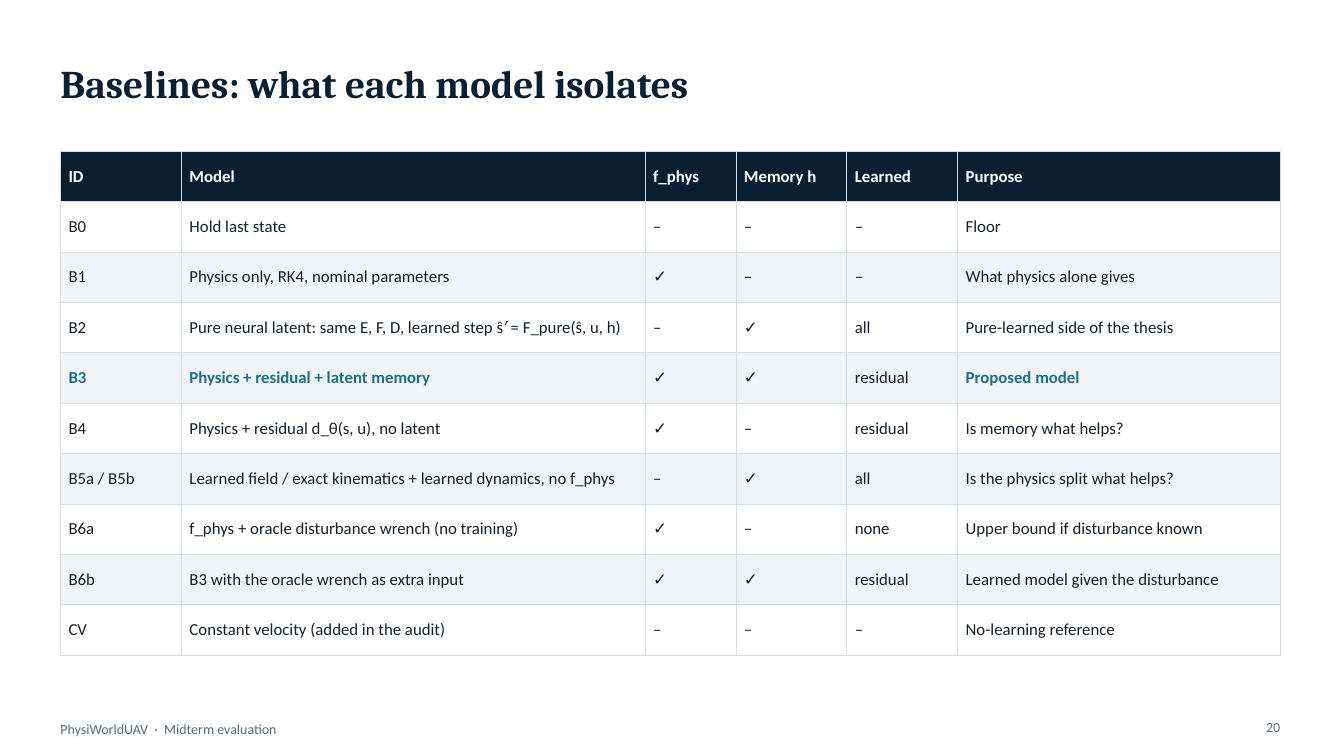
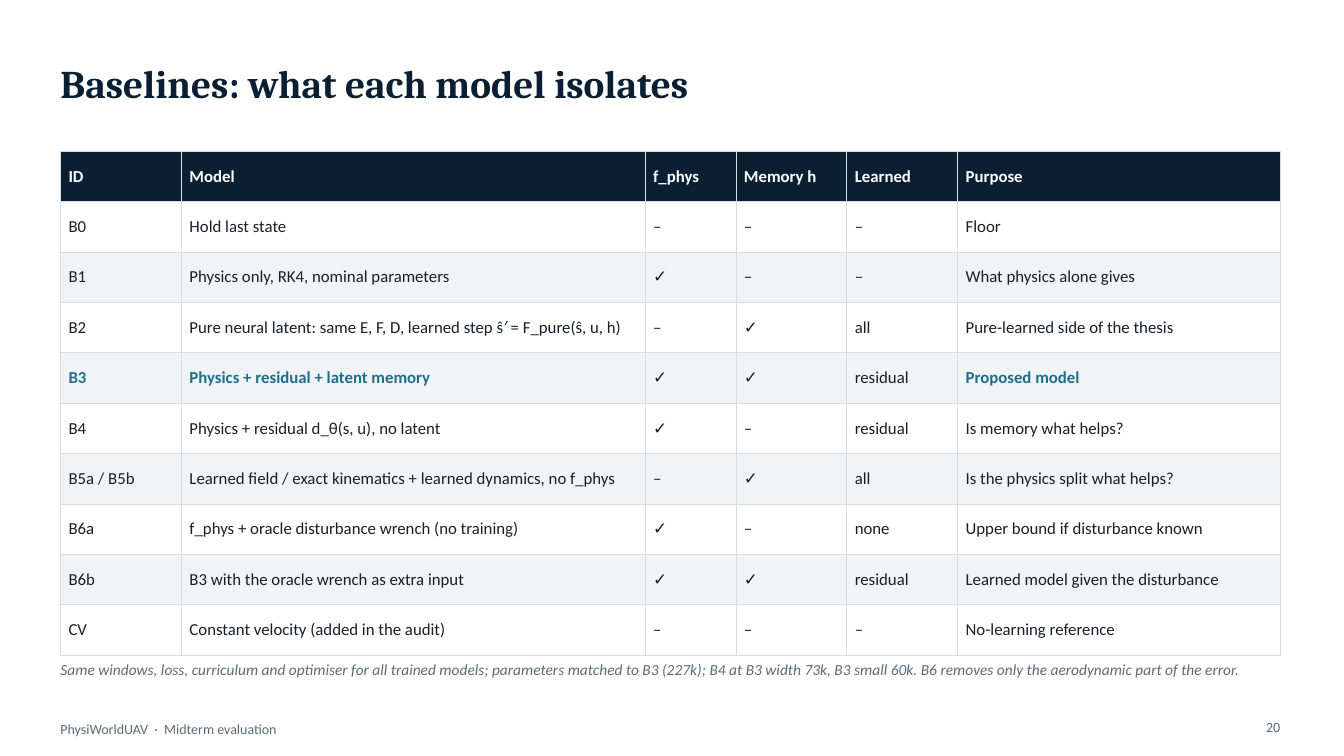
Before and after one commit to ChethanPutran/PhysiWorldUAV, a slide deck: slide 20 of report/slides/PhysiWorldUAV_midterm.pptx. Drawn at 1344x756 pixels with LibreOffice and Linux fonts; fonts in the diff are those of the drawing. Boxes give left, top, right and bottom in pixels: in the first picture for what was removed or moved away, otherwise in the second. Text is boxed around its words. In the diff, an @@ line names an element or a change of style, - is before the commit and + after.

```diff
--- a/report/slides/PhysiWorldUAV_midterm.pptx
+++ b/report/slides/PhysiWorldUAV_midterm.pptx
@@ text added at box(60, 664, 1239, 678), 11 pt, text #5B6B7A, italic @@
+Same windows, loss, curriculum and optimiser for all trained models; parameters matched to B3 (227k); B4 at B3 width 73k, B3 small 60k. B6 removes only the aerodynamic part of the error.
```
Also in this commit, not shown: 8 other slides changed, 2 slides added, 2 slides removed, 21 other files.
